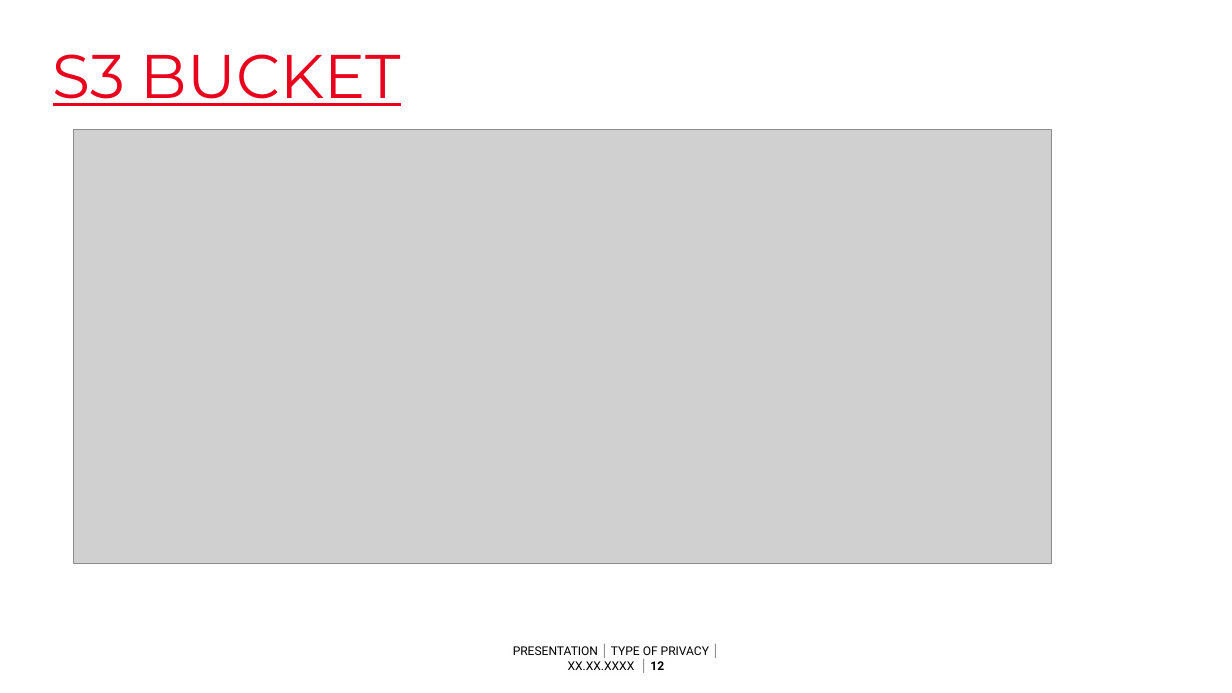
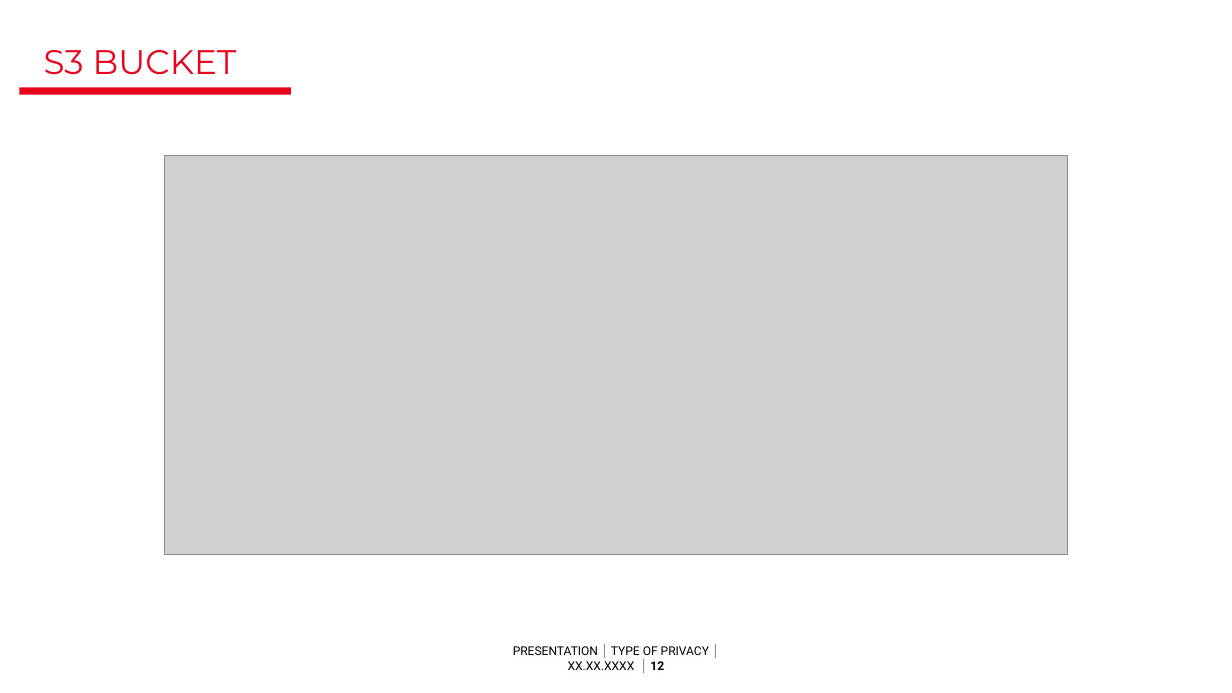
Before and after one commit to amanagrawal151/data-anonymiser, a slide deck: slide 12 of SGBOTS.pptx. Drawn at 1232x693 pixels with LibreOffice and Linux fonts; fonts in the diff are those of the drawing; grey boxes stand for pictures; background and template pictures are left out. Boxes give left, top, right and bottom in pixels: in the first picture for what was removed or moved away, otherwise in the second. Text is boxed around its words. In the diff, an @@ line names an element or a change of style, - is before the commit and + after.

```diff
--- a/SGBOTS.pptx
+++ b/SGBOTS.pptx
@@ text "S3 BUCKET" at (x1=44, y1=50, x2=237, y2=75): size 48 to 26.7 pt, underline off; more space between paragraphs; vertical alignment top to bottom @@
@@ rectangle added at (x1=19, y1=87, x2=291, y2=94), fill #E9041E @@
@@ picture resized from (x1=73, y1=129, x2=1052, y2=563) to (x1=165, y1=155, x2=1067, y2=555) @@
```
Also in this commit, not shown: 15 other slides changed, 2 slides added, 1 slide removed.
